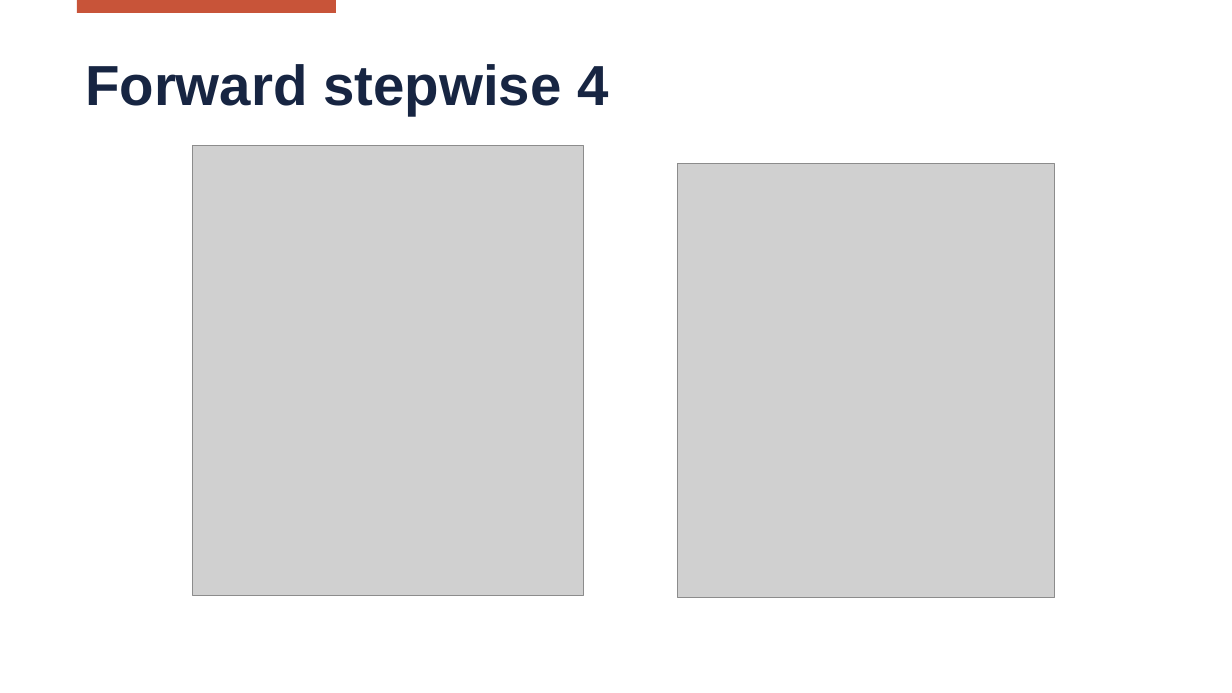
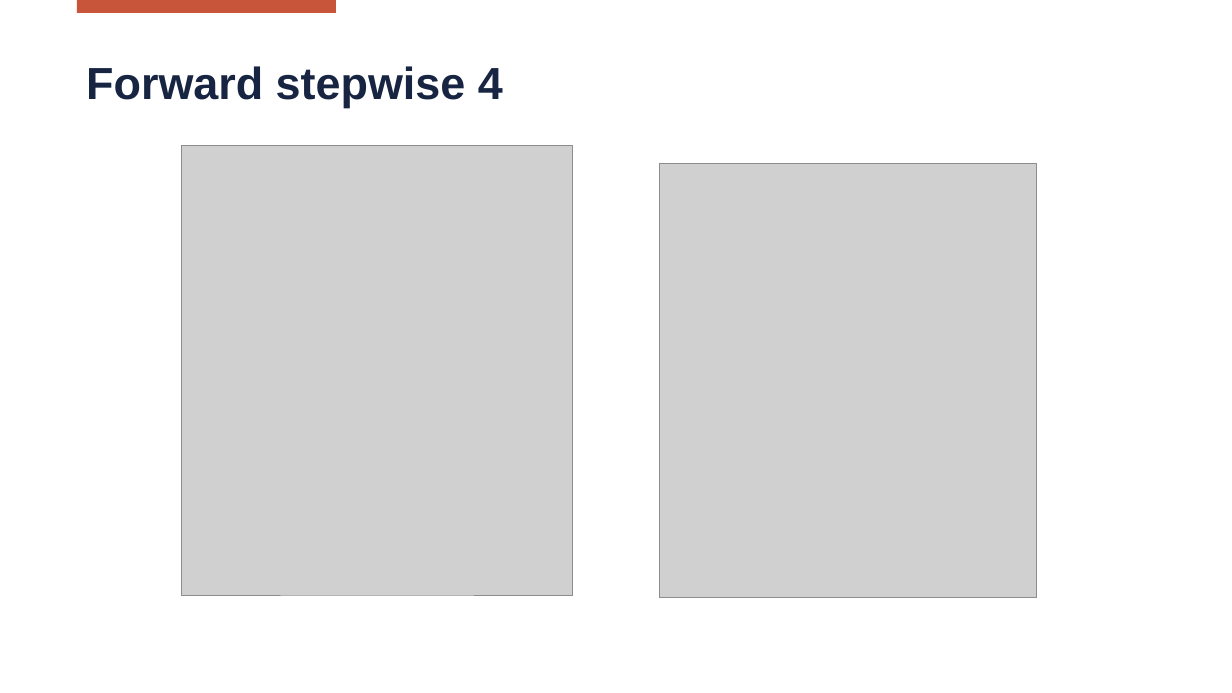
Before and after one commit to Matteo-Locatelli/SL_Project_2223, a slide deck: slide 20 of reports/Presentation.pptx. Drawn at 1232x693 pixels with LibreOffice and Linux fonts; fonts in the diff are those of the drawing; grey boxes stand for pictures; background and template pictures are left out. Boxes give left, top, right and bottom in pixels: in the first picture for what was removed or moved away, otherwise in the second. Text is boxed around its words. In the diff, an @@ line names an element or a change of style, - is before the commit and + after.

```diff
--- a/reports/Presentation.pptx
+++ b/reports/Presentation.pptx
@@ title "Forward stepwise 4" at (x1=86, y1=66, x2=503, y2=107): size 44 to 35 pt @@
@@ picture moved from (x1=192, y1=146, x2=583, y2=596) to (x1=182, y1=145, x2=573, y2=595) @@
@@ picture moved from (x1=677, y1=164, x2=1055, y2=598) to (x1=660, y1=164, x2=1037, y2=598) @@
```
Also in this commit, not shown: 33 other slides changed.
